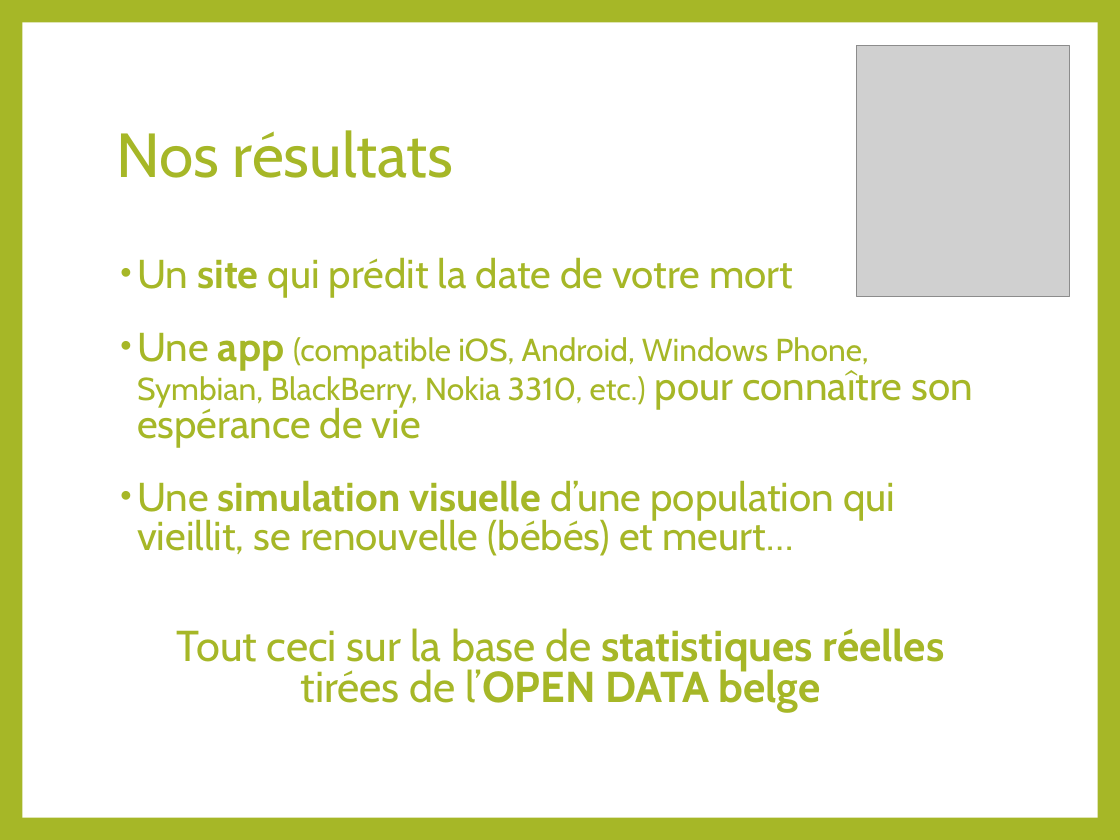
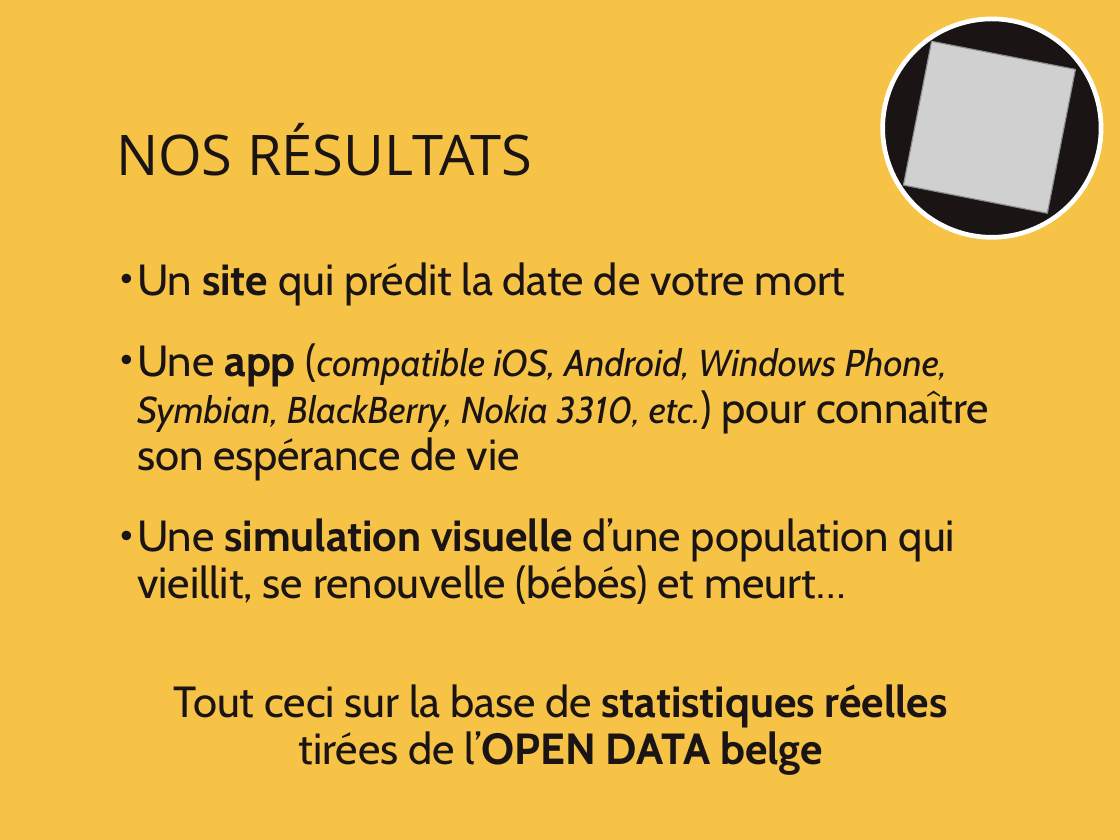
Before and after one commit to micbelgique/mordatality, a slide deck: slide 8 of presentation-summercamp2015.pptx. Drawn at 1120x840 pixels with LibreOffice and Linux fonts; fonts in the diff are those of the drawing; grey boxes stand for pictures. Boxes give left, top, right and bottom in pixels: in the first picture for what was removed or moved away, otherwise in the second. Text is boxed around its words. In the diff, an @@ line names an element or a change of style, - is before the commit and + after.

```diff
--- a/presentation-summercamp2015.pptx
+++ b/presentation-summercamp2015.pptx
@@ background #A6B727 to #F6C346 @@
@@ rectangle removed at <box>22,22,1098,818</box> @@
@@ ellipse added at <box>864,0,1120,256</box>, fill #1A1414, outline #FFFFFF 3 pt @@
@@ picture at <box>903,41,1076,213</box>: rotation 0 to 11 degrees @@
@@ title at <box>116,123,532,176</box>: text changed; size 40 to 36 pt; font Cabin to Open Sans; text colour #A6B727 to #1A1414 @@
-Nos résultats
+NOS RÉSULTATS
@@ text "Un site qui prédit la ..." at <box>137,262,989,774</box>: size 25.9 to 28 pt in "Un site qui prédit la date de ...", "Une app pour connaître son espérance de ...", "Une simulation visuelle d’une population qui vieillit, ..."; text colour #A6B727 to #1A1414; size 20.4 to 28 pt in "(compatible etc.)"; size 20.4 to 24 pt, italic on in "(compatible iOS, Android, Windows Phone, Symbian, BlackBerry ..."; size 27.8 to 28 pt in "Tout ceci sur la base de statistiques ..."; line spacing 0.8 to 0.9; bullet colour #A6B727 to #1A1414 @@
```
Also in this commit, not shown: 8 other slides changed.
